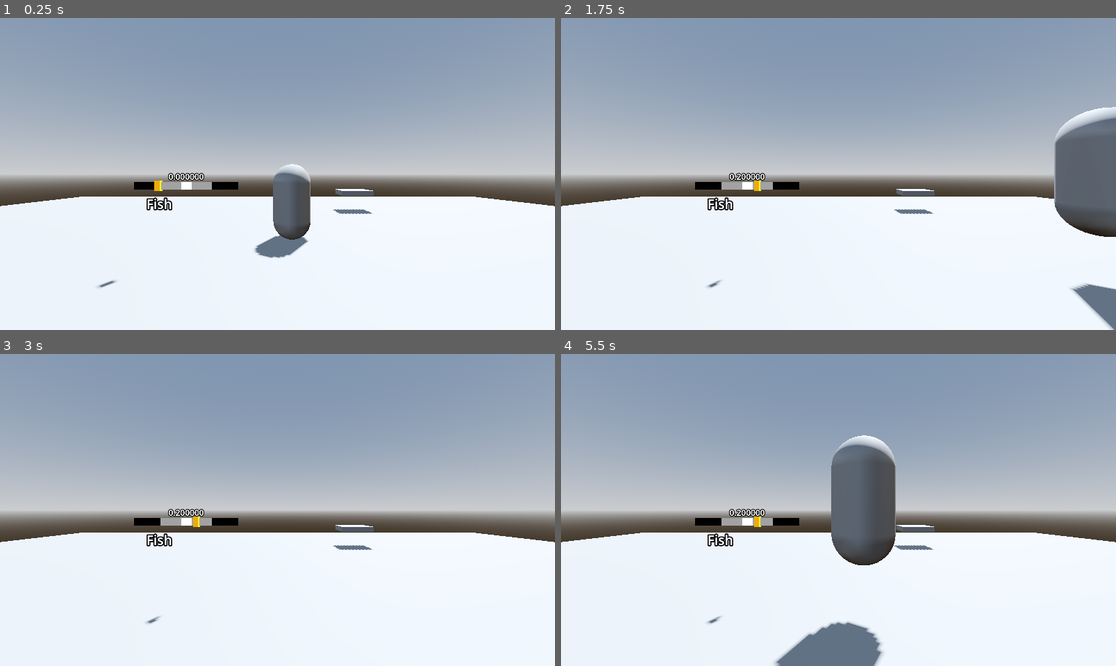
Above: before the commit, frames 1-4 (two rows, left to right).
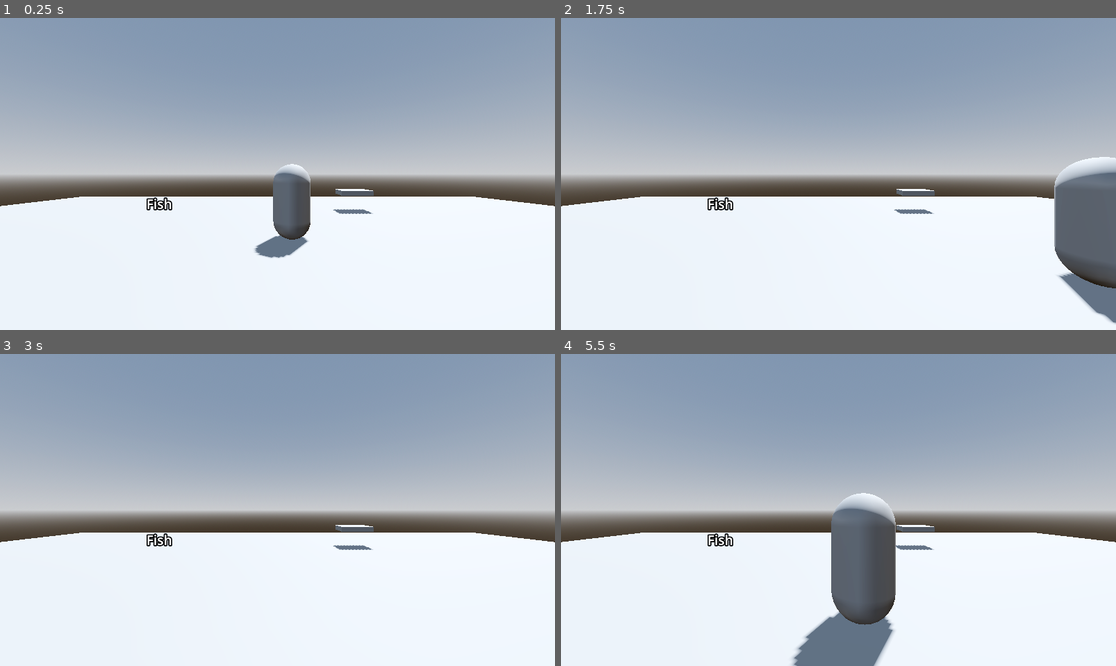
Above: after the commit, the same moments.

Repository: EmbarkGDC/Garden-Gladiators-GDX
Game: Godot game, scene res://Scenes/sushido.tscn
Two runs of this game, one before a commit and one after it. Both use one fixed random seed, a clock stepped at 60 frames per second and the inputs below. The project has no main scene, so this scene is started directly.
Inputs:
- Up to frame 1 (0.25 s): no input
- Up to frame 2 (1.75 s): tap Enter (ui_accept) at 0.5, 0.77, 1.07, 1.52, 1.55 s; hold D (move_right) 0.53-1.28 s; hold E (interact) 0.53-1.28 s; tap Space (cut) at 0.6 s; hold S (move_down) from 1.28 s (still down); tap E (interact) at 1.35 s
- Up to frame 3 (3 s): tap Enter (ui_accept) at 1.82, 2.1, 2.75 s; release S (move_down) at 2.03 s; hold D (move_right) 2.03-2.78 s; tap Space (cut) at 2.3, 2.85 s; hold W (move_up) from 2.78 s (still down)
- Up to frame 4 (5.5 s): tap Enter (ui_accept) at 3.02, 3.32, 3.5, 3.77, 3.8, 4.07, 4.52, 4.82 s; tap E (interact) at 3.05 s; release W (move_up) at 3.53 s; hold E (interact) 3.53-4.28 s; hold A (move_left) 3.53-5.03 s; tap Space (cut) at 4.35 s; hold S (move_down) from 5.03 s (still down); hold E (interact) from 5.03 s (still down)

The runs differ from the first frame. In frame 1, 0.6% of the frame differs, in the area x 17-43%, y 49-87%; in frame 2, 5.2%; in frame 3, 0.6%; in frame 4, 6.5%, in the area x 24-61%, y 26-100%.

Commit message:
Full interaction
Player can pick up fish, bring it to a cutting board, and cut it up into sushi.

Diff:
--- /dev/null
+++ b/Components/scoring_calculator.tscn
@@ -0,0 +1,6 @@
+[gd_scene load_steps=2 format=3 uid="uid://dhd1ganu0nhb0"]
+
+[ext_resource type="Script" uid="uid://bah76nuh24mhm" path="res://Scripts/scoring_calculator.gd" id="1_s6j2p"]
+
+[node name="ScoringCalculator" type="Node"]
+script = ExtResource("1_s6j2p")
--- a/Scenes/cutting_board.tscn
+++ b/Scenes/cutting_board.tscn
@@ -1,4 +1,7 @@
-[gd_scene load_steps=3 format=3 uid="uid://dfpjfnol8r0u6"]
+[gd_scene load_steps=5 format=3 uid="uid://dfpjfnol8r0u6"]
+
+[ext_resource type="Script" uid="uid://uo2liwq6xaxf" path="res://Scripts/cutting_board.gd" id="1_0mqgb"]
+[ext_resource type="PackedScene" uid="uid://bklil44bcm1yg" path="res://Components/interactable.tscn" id="2_8sgqr"]
 
 [sub_resource type="BoxMesh" id="BoxMesh_pgg05"]
 
@@ -6,12 +9,16 @@
 radius = 3.0
 
 [node name="CuttingBoard" type="Node3D"]
+script = ExtResource("1_0mqgb")
 
 [node name="MeshInstance3D" type="MeshInstance3D" parent="."]
 transform = Transform3D(1.4696351, 0, 0, 0, 0.21817032, 0, 0, 0, 1, 0, 0.8575014, 0)
 mesh = SubResource("BoxMesh_pgg05")
 
-[node name="Area3D" type="Area3D" parent="."]
+[node name="Interactable" parent="." instance=ExtResource("2_8sgqr")]
 
-[node name="CollisionShape3D" type="CollisionShape3D" parent="Area3D"]
+[node name="CollisionShape3D" type="CollisionShape3D" parent="Interactable"]
 shape = SubResource("SphereShape3D_oncj3")
+
+[node name="HoldingPosition" type="Node3D" parent="."]
+transform = Transform3D(1, 0, 0, 0, 1, 0, 0, 0, 1, 0, 1.2235049, 0)
--- a/Scenes/player.tscn
+++ b/Scenes/player.tscn
@@ -1,7 +1,9 @@
-[gd_scene load_steps=5 format=3 uid="uid://dvel4y8xml4ko"]
+[gd_scene load_steps=7 format=3 uid="uid://dvel4y8xml4ko"]
 
 [ext_resource type="Script" uid="uid://bxphi2i77rc7u" path="res://Scripts/player.gd" id="1_v0iea"]
 [ext_resource type="PackedScene" uid="uid://dhfmx5sfx1rek" path="res://Components/interacting_component.tscn" id="2_cvnsp"]
+[ext_resource type="PackedScene" uid="uid://dhd1ganu0nhb0" path="res://Components/scoring_calculator.tscn" id="3_6t5aa"]
+[ext_resource type="PackedScene" uid="uid://kcpilqmr7xaf" path="res://Scenes/cut_meter.tscn" id="4_vgqql"]
 
 [sub_resource type="CapsuleShape3D" id="CapsuleShape3D_f60y1"]
 
@@ -22,3 +24,13 @@
 transform = Transform3D(1, 0, 0, 0, 1, 0, 0, 0, 1, 0, 2.1279612, 0)
 
 [node name="InteractingComponent" parent="." instance=ExtResource("2_cvnsp")]
+
+[node name="ScoringCalculator" parent="." node_paths=PackedStringArray("cut") instance=ExtResource("3_6t5aa")]
+process_mode = 4
+cut = NodePath("../CutMeter")
+
+[node name="CutMeter" parent="." instance=ExtResource("4_vgqql")]
+transform = Transform3D(1, 0, 0, 0, 1, 0, 0, 0, 1, 0, 2.3922575, 0)
+visible = false
+
+[connection signal="finished_cutting" from="ScoringCalculator" to="." method="_on_scoring_calculator_finished_cutting"]
--- a/Scenes/sushido.tscn
+++ b/Scenes/sushido.tscn
@@ -1,9 +1,8 @@
-[gd_scene load_steps=10 format=3 uid="uid://ckgj8ao3gbuxc"]
+[gd_scene load_steps=9 format=3 uid="uid://ckgj8ao3gbuxc"]
 
 [ext_resource type="PackedScene" uid="uid://dvel4y8xml4ko" path="res://Scenes/player.tscn" id="1_c41nv"]
 [ext_resource type="PackedScene" uid="uid://dfpjfnol8r0u6" path="res://Scenes/cutting_board.tscn" id="2_2y2d3"]
 [ext_resource type="PackedScene" uid="uid://3m7wd5aup2pi" path="res://Scenes/fish.tscn" id="3_mvubj"]
-[ext_resource type="PackedScene" uid="uid://kcpilqmr7xaf" path="res://Scenes/cut_meter.tscn" id="4_bdb33"]
 
 [sub_resource type="ProceduralSkyMaterial" id="ProceduralSkyMaterial_c41nv"]
 sky_horizon_color = Color(0.66224277, 0.6717428, 0.6867428, 1)
@@ -52,6 +51,3 @@
 
 [node name="Fish" parent="." instance=ExtResource("3_mvubj")]
 transform = Transform3D(1, 0, 0, 0, 1, 0, 0, 0, 1, -5.609551, 9.536743e-07, -1.6370506)
-
-[node name="CutMeter" parent="." instance=ExtResource("4_bdb33")]
-transform = Transform3D(1, 0, 0, 0, 1, 0, 0, 0, 1, -1.7593087, 1.5108471, 4.0823345)
--- a/Scripts/cut_meter.gd
+++ b/Scripts/cut_meter.gd
@@ -1,4 +1,4 @@
-extends Node3D
+class_name cut_meter extends Node3D
 
 enum cut_result {Miss, Hit, Perfect}
 var result: float
@@ -11,15 +11,15 @@
 var cut_offset: float = 0.0
 
 # Called when the node enters the scene tree for the first time.
-func _ready() -> void:
-	start_meter()
-
-# Called every frame. 'delta' is the elapsed time since the previous frame.
-func _process(_delta: float) -> void:
-	var out_str: String = "%f"
-	$Label3D.text = out_str % result
-	if Input.is_key_pressed(Key.KEY_SPACE):
-		cut(1.0, 0.0)
+#func _ready() -> void:
+	#start_meter()
+#
+## Called every frame. 'delta' is the elapsed time since the previous frame.
+#func _process(_delta: float) -> void:
+	#var out_str: String = "%f"
+	#$Label3D.text = out_str % result
+	#if Input.is_key_pressed(Key.KEY_SPACE):
+		#cut(1.0, 0.0)
 
 func start_meter() -> void:
 	anim.play("back_and_forth")
@@ -29,11 +29,11 @@
 	mat.set_shader_parameter("difficulty", cut_difficulty)
 	mat.set_shader_parameter("perfect_difficulty", perfect_difficulty)
 
-func cut(difficulty: float, offset: float) -> cut_result:
+func cut() -> cut_result:
 	anim.pause()
 	var location: float = anim.current_animation_position / anim.current_animation_length
 	location = location * 2.0 - 1.0
-	result = ((location * difficulty) - (difficulty - 1.0) / 2.0) + offset
+	result = ((location * cut_difficulty) - (cut_difficulty - 1.0) / 2.0) + cut_offset
 	#result = snappedf(abs(result), 0.5)
 	result = abs(result)
 	if result <= 0.5:
--- /dev/null
+++ b/Scripts/cutting_board.gd
@@ -0,0 +1,22 @@
+extends Node3D
+
+@onready var interactable: Area3D = $Interactable
+
+var held_item: fish
+
+# Called when the node enters the scene tree for the first time.
+func _ready() -> void:
+	interactable.interact = _on_interact
+
+# Called every frame. 'delta' is the elapsed time since the previous frame.
+func _process(_delta: float) -> void:
+	pass
+
+func _on_interact(player: Player) -> void:
+	print("cutting board")
+	held_item = player.held_item
+	held_item.reparent(self, false)
+	held_item.global_position = $HoldingPosition.global_position
+	player.calculator.process_mode = Node.PROCESS_MODE_PAUSABLE
+	player.calculator.start_cut_sequence(held_item)
+	player.is_cutting = true
--- a/Scripts/fish.gd
+++ b/Scripts/fish.gd
@@ -3,6 +3,11 @@
 @onready var interactable: Area3D = $Interactable
 @onready var label_3d: Label3D = $Label3D
 @onready var label_3d_2: Label3D = $Label3D2
+
+@export var difficulty: float = 1.0
+@export var speed: float = 1.0
+@export var score_value: int = 0
+@export var multiply_on_perfect: bool = false
 
 var old_parent: Node3D = null
 var old_position: Vector3
@@ -30,3 +35,7 @@
 	reparent(old_parent)
 	old_parent = null
 	position.y = old_position.y
+
+func change_to_sushi() -> void:
+	$Label3D.visible = false
+	$Label3D2.visible = true
--- a/Scripts/player.gd
+++ b/Scripts/player.gd
@@ -4,11 +4,16 @@
 @export var player_id:int = 0
 @export var is_AI:bool = false
 
+@onready var calculator: scoring_calculator = $ScoringCalculator
+
 var held_item: fish = null
 var now_holding: bool = false
 
+var is_cutting: bool = false
+
 const SPEED:float = 5.0
 const JUMP_VELOCITY:float = 4.5
+
 
 func _ready() -> void:
 	$InteractingComponent.player_ref = self
@@ -19,9 +24,11 @@
 	if not is_on_floor():
 		velocity += get_gravity() * delta
 
+	if is_cutting:
+		return
 	# Handle jump.
-	if Input.is_action_just_pressed("ui_accept") and is_on_floor():
-		velocity.y = JUMP_VELOCITY
+	#if Input.is_action_just_pressed("ui_accept") and is_on_floor():
+	#	velocity.y = JUMP_VELOCITY
 
 	# Get the input direction and handle the movement/deceleration.
 	# As good practice, you should replace UI actions with custom gameplay actions.
@@ -38,8 +45,13 @@
 
 func _input(event: InputEvent) -> void:
 	if event.is_action_pressed("interact"):
-		if held_item and now_holding:
+		if held_item and now_holding and not $InteractingComponent.current_interactions:
 			held_item.put_down()
 			now_holding = false
 			return
 		now_holding = true
+
+
+
+func _on_scoring_calculator_finished_cutting() -> void:
+	is_cutting = false
--- /dev/null
+++ b/Scripts/scoring_calculator.gd
@@ -0,0 +1,27 @@
+class_name scoring_calculator extends Node
+
+@export var cut: cut_meter
+var cut_fish: fish
+var difficulty: float
+var offset: float
+
+signal finished_cutting
+
+func _process(_delta: float) -> void:
+	if Input.is_action_just_pressed("cut"):
+		cut.cut()
+		await get_tree().create_timer(1.0).timeout
+		finished_cutting.emit()
+		cut_fish.change_to_sushi()
+		cut.visible = false
+		self.process_mode = Node.PROCESS_MODE_DISABLED
+
+func start_cut_sequence(target: fish) -> void:
+	difficulty = target.difficulty
+	offset = randf_range(-cut.cut_difficulty / 2, cut.cut_difficulty / 2)
+	print(offset)
+	cut_fish = target
+	cut.speed = target.speed
+	cut.cut_offset = offset
+	cut.visible = true
+	cut.start_meter()
Not shown, added: Scripts/cutting_board.gd.uid
Not shown, added: Scripts/scoring_calculator.gd.uid
